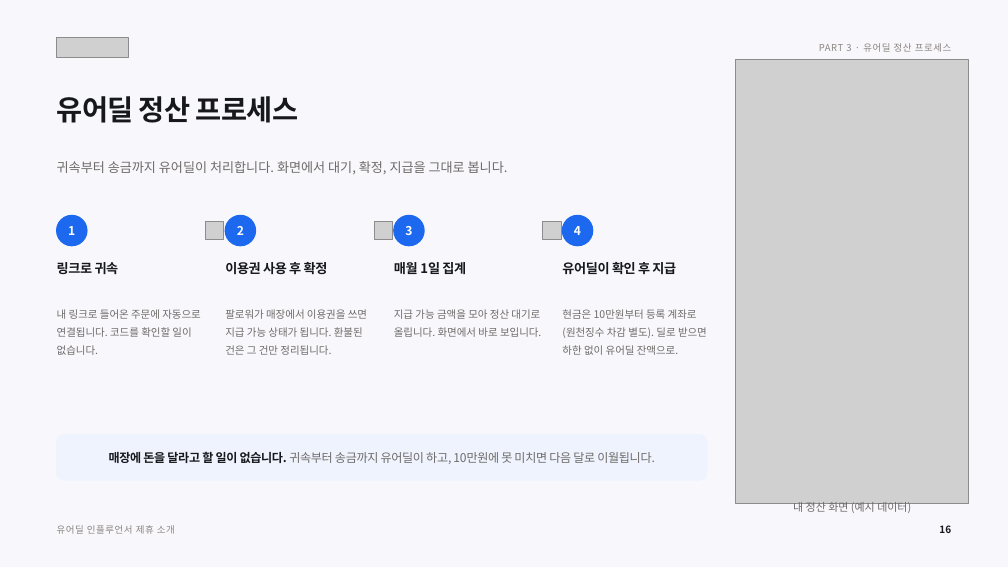
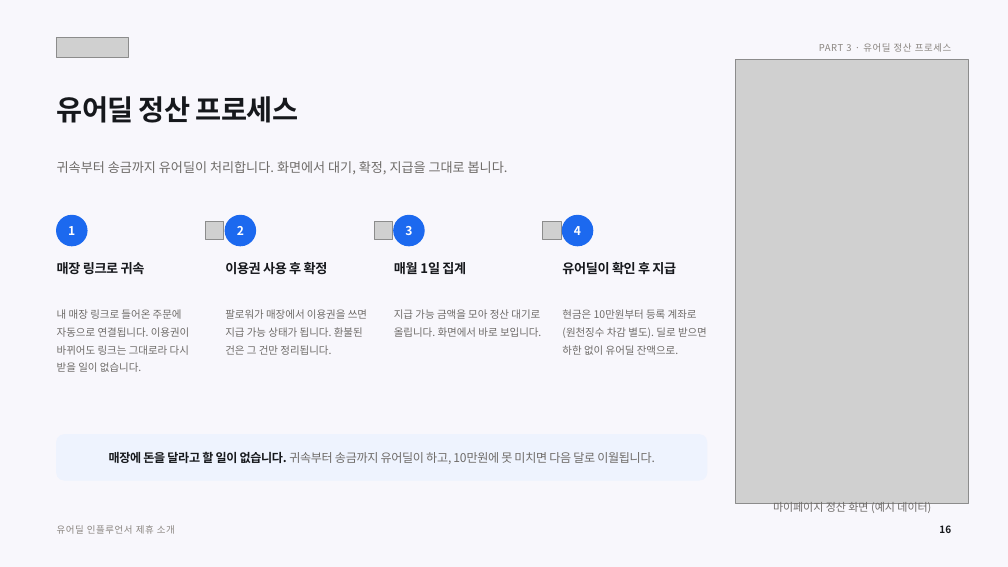
Before and after one commit to tobe2111/ur-live, a slide deck: slide 17 of docs/business/proposals/urdeal-influencer-deck.pptx. Drawn at 1008x567 pixels with LibreOffice and Linux fonts; fonts in the diff are those of the drawing; grey boxes stand for pictures. Boxes give left, top, right and bottom in pixels: in the first picture for what was removed or moved away, otherwise in the second. Text is boxed around its words. In the diff, an @@ line names an element or a change of style, - is before the commit and + after.

```diff
--- a/docs/business/proposals/urdeal-influencer-deck.pptx
+++ b/docs/business/proposals/urdeal-influencer-deck.pptx
@@ text at (57,262,145,274): text changed @@
-링크로 귀속
+매장 링크로 귀속
@@ text at (57,309,190,372): text changed @@
-내 링크로 들어온 주문에 자동으로 연결됩니다. 코드를 확인할 일이 없습니다.
+내 매장 링크로 들어온 주문에 자동으로 연결됩니다. 이용권이 바뀌어도 링크는 그대로라 다시 받을 일이 없습니다.
@@ text at (773,502,931,515): text changed @@
-내 정산 화면 (예시 데이터)
+마이페이지 정산 화면 (예시 데이터)
```
Also in this commit, not shown: 14 other slides changed, 11 other files.
